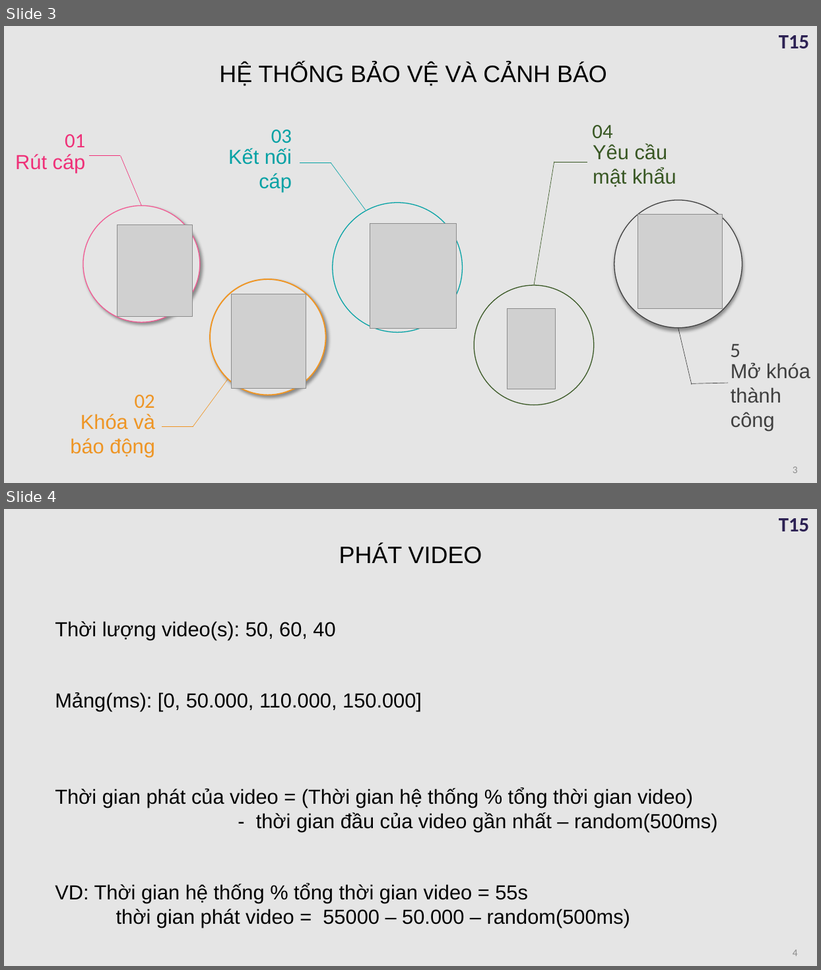
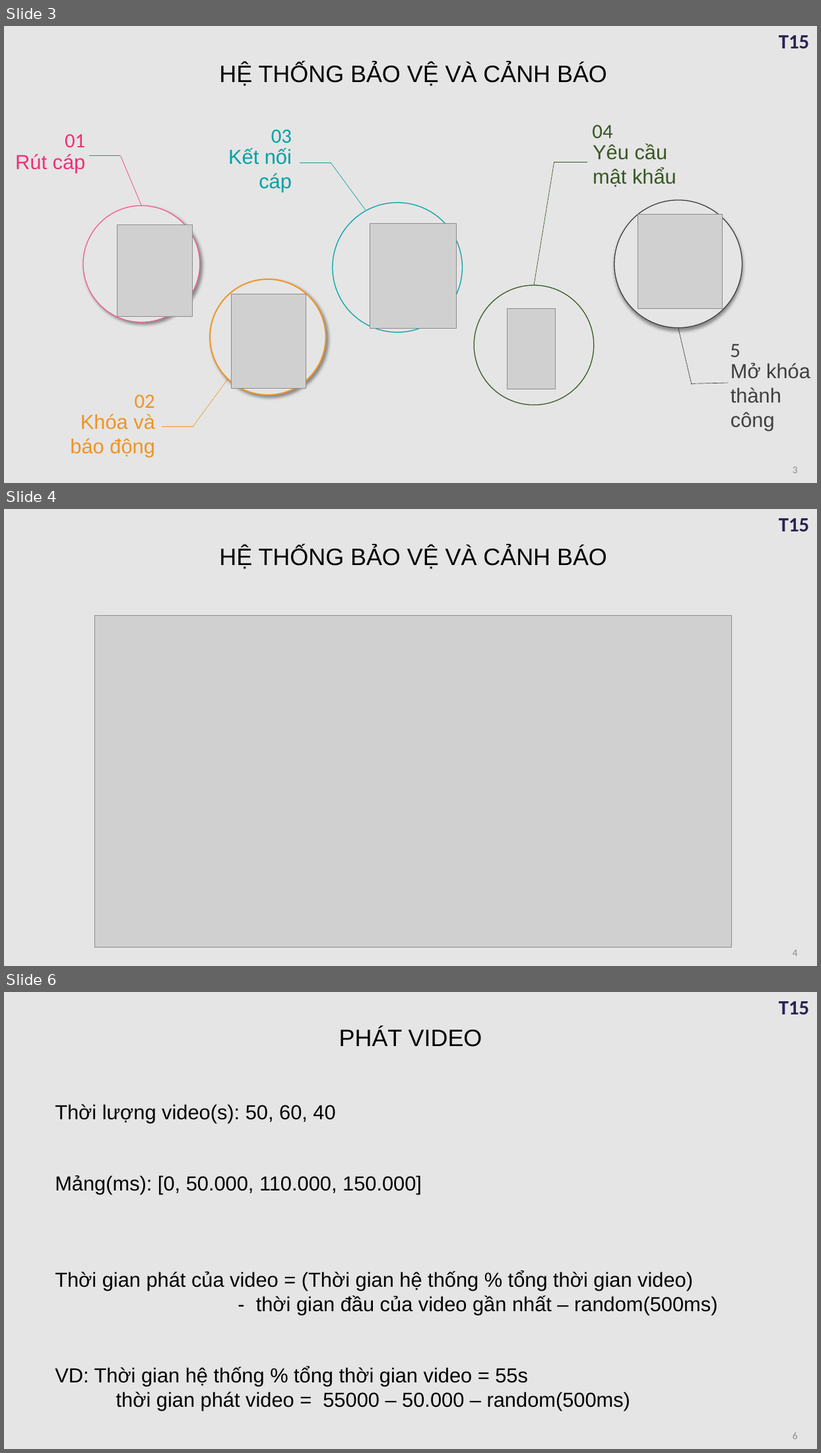
Before and after one commit to daihieptn97/share, a slide deck: Đồ án/BaoCao.pptx. Shown one above the other, each under a label of ours: slides 3 and 4 before the commit, slides 3, 4 and 6 after it; the slides between them are not shown. The pictures are 821x970 and 821x1453 pixels, drawn with LibreOffice and Linux fonts; fonts in the diff are those of the drawing; grey boxes stand for pictures. Boxes give left, top, right and bottom in pixels: in the first picture for what was removed or moved away, otherwise in the second. Text is boxed around its words. In the diff, an @@ line names an element or a change of style, - is before the commit and + after.

Commit message:
update slide

```diff
--- a/Đồ án/BaoCao.pptx
+++ b/Đồ án/BaoCao.pptx
@@ slide 4 added at (4,509,817,966), background #E5E5E5; not listed: 1 template element that a slide beside it also shows @@
@@ text added at (219,547,607,569), 28 pt, text #000000 @@
+HỆ THỐNG BẢO VỆ VÀ CẢNH BÁO
@@ picture added at (95,615,733,947) @@
@@ page number added at (793,950,798,956), 12 pt, text #8C8C8C @@
+4
@@ what was slide 4 is now slide 6 @@
@@ page number at (793,1433,798,1439): text changed @@
-4
+6
```
Also in this commit, not shown: 1 other slide added.
